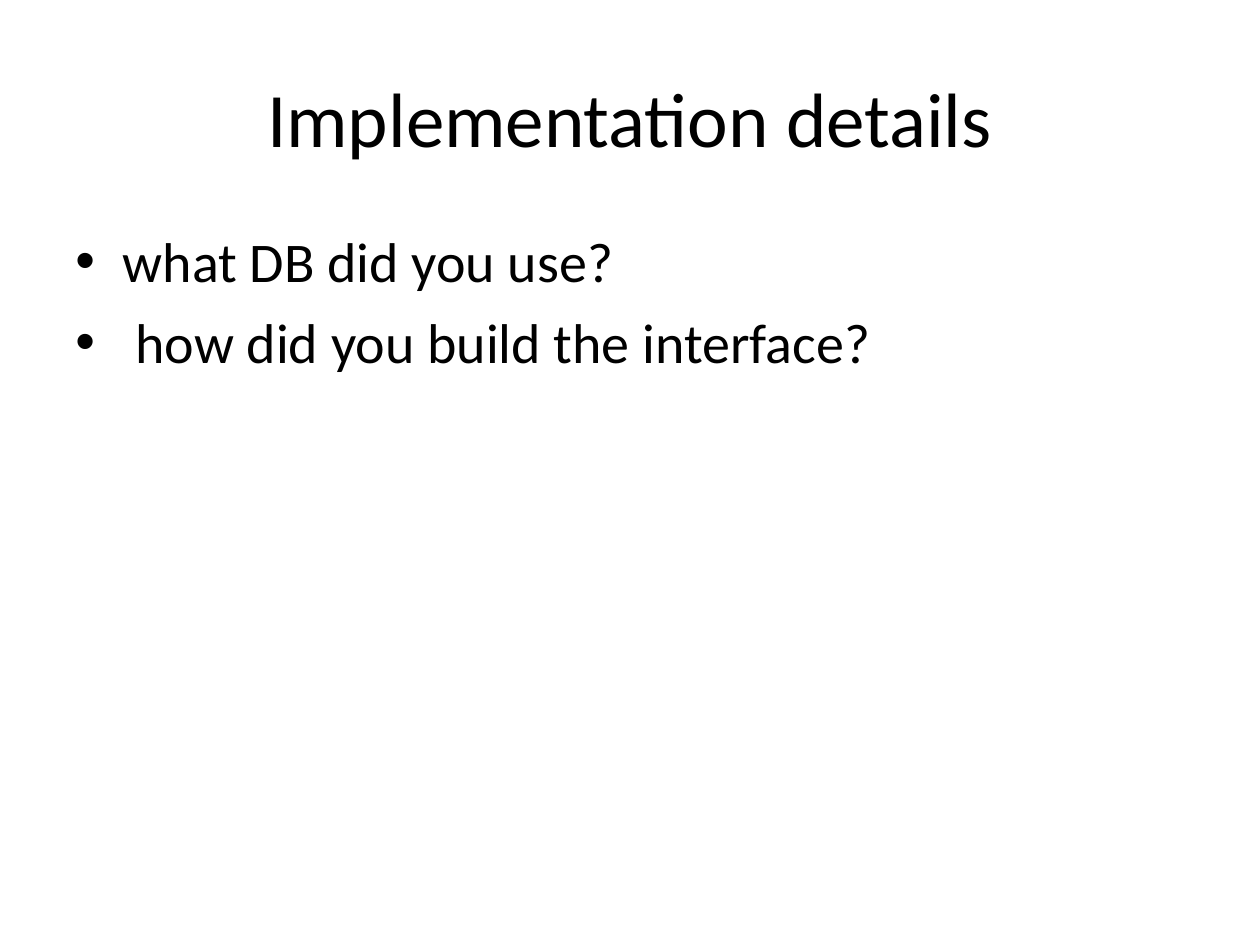
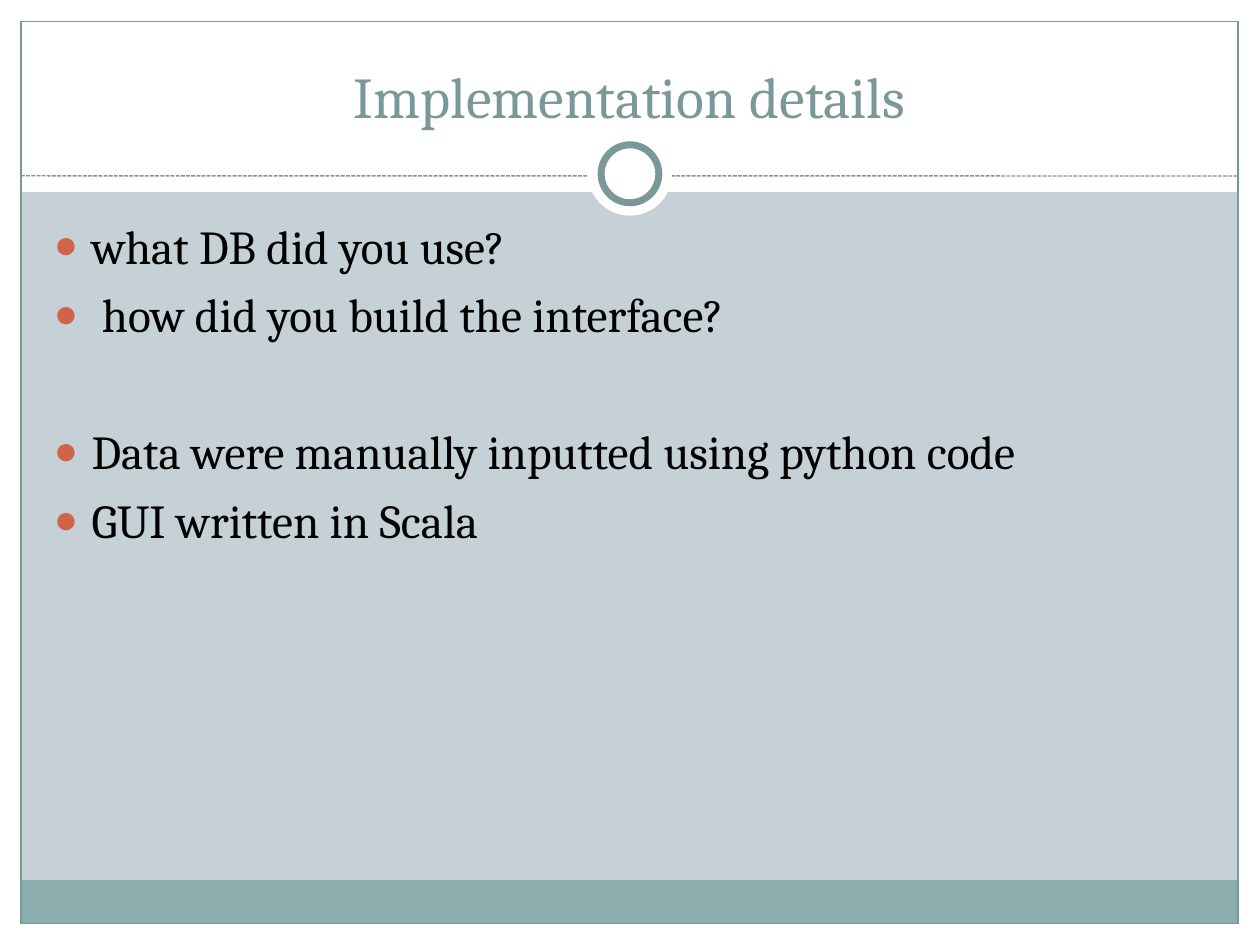
Before and after one commit to allenkvu/CSE111-project, a slide deck: slide 6 of DB_powerpoint.ppt. Drawn at 1260x945 pixels with LibreOffice and Linux fonts; fonts in the diff are those of the drawing. Boxes give left, top, right and bottom in pixels: in the first picture for what was removed or moved away, otherwise in the second. Text is boxed around its words. In the diff, an @@ line names an element or a change of style, - is before the commit and + after.

```diff
--- a/DB_powerpoint.ppt
+++ b/DB_powerpoint.ppt
@@ background #FFFFFF to #C5D1D7 @@
@@ rectangle added at [0, 0, 1260, 192], fill #FFFFFF @@
@@ rectangle added at [0, 0, 21, 945], fill #FFFFFF @@
@@ rectangle added at [21, 21, 1239, 924], outline #7B9899 0.74 pt @@
@@ rectangle added at [1239, 0, 1260, 945], fill #FFFFFF @@
@@ title "Implementation details": place and size @@
-title "Implementation details" at [267, 93, 991, 160]
+title "Implementation details" at [354, 78, 906, 130]
@@ title "Implementation details" at [354, 78, 906, 130]: size 44 to 33 pt, font Calibri to Cambria, text colour #000000 to #7B9899; vertical alignment middle to bottom @@
@@ ellipse added at [588, 132, 673, 217], fill #FFFFFF @@
@@ ellipse added at [601, 145, 659, 203], fill #FFFFFF, outline #7B9899 4 pt @@
@@ line added from (21, 176) to (1239, 176), #7B9899 0.74 pt dashed @@
@@ text "what DB did you use?": place and size @@
-text "what DB did you use?" at [123, 243, 869, 372]
+text "what DB did you use?" at [92, 231, 1015, 539]
@@ text at [92, 231, 723, 342]: size 32 to 27 pt, font Calibri to Cambria in "what DB did you use?", "how did you build the interface?"; bullet • to ●; less space between paragraphs; bullet colour #000000 to #D16349 @@
@@ text at [92, 436, 1015, 539]: paragraphs added @@
+● Data were manually inputted using python code
+● GUI written in Scala
@@ rectangle added at [20, 881, 1237, 924], fill #8CADAE @@
@@ rectangle added at [0, 924, 1260, 945], fill #FFFFFF @@
```
Also in this commit, not shown: 5 other slides changed.
